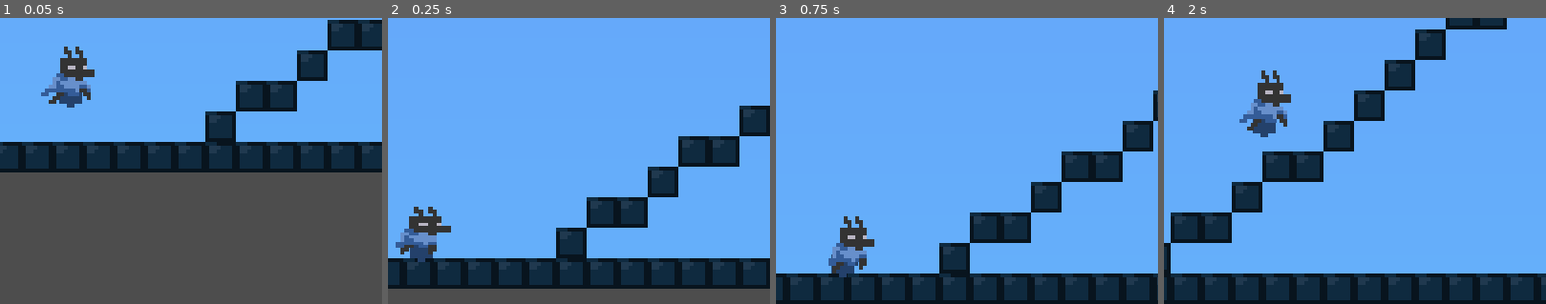
Above: before the commit, frames 1-4 (left to right).
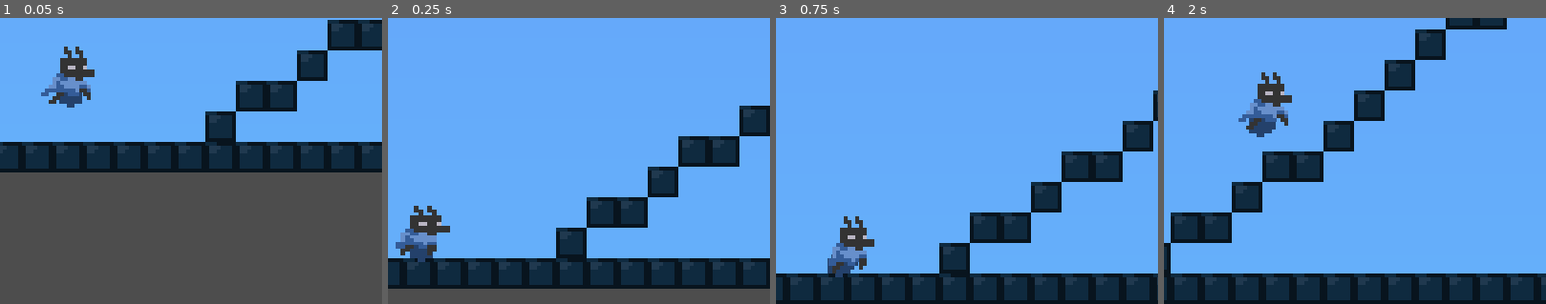
Above: after the commit, the same moments.

Repository: leafcabral/leafs-arcade
Game: Godot game, scene res://main/game_root.tscn
Same seed, same stepped clock (60 frames per second), same inputs: the game is played once before the commit and once after it.
Inputs:
- Up to frame 1 (0.05 s): no input
- Up to frame 2 (0.25 s): no input
- Up to frame 3 (0.75 s): hold Right (move_right) from 0.53 s (still down); tap S (crouch) at 0.6 s
- Up to frame 4 (2 s): keep holding Right (move_right); tap Space (jump) at 0.77, 0.8, 1.07, 1.35, 1.52, 1.82 s; tap S (crouch) at 1.55 s
The pictures show only the part of the screen within x 39-89%, y 50-100%; the shares and areas given below are measured in that part.

Frame 1 is identical in both runs. In frame 2, 0.1% of the frame differs, in the area x 2-17%, y 65-83%; in frame 3, less than 0.1%; in frame 4, 0.3%, in the area x 19-34%, y 18-42%.

Commit message:
refactor(tower_of_lmao): remove PlatformerMovement2D ability to move the player by itself
Add flag to disable input without disabling physics.

Diff:
--- a/5-tower-of-lmao/common/components/platformer_movement_2d.gd
+++ b/5-tower-of-lmao/common/components/platformer_movement_2d.gd
@@ -10,6 +10,9 @@
 signal crouch_jump_charged
 
 @export var disabled := false
+
+@export_group("Input", "input_")
+@export var input_disabled := false
 @export var input_move_left := &"move_left"
 @export var input_move_right := &"move_right"
 @export var input_jump := &"jump"
@@ -94,25 +97,20 @@
 	return warnings
 
 
-func _physics_process(delta: float) -> void:
-	if Engine.is_editor_hint() or disabled:
-		return
-
-	process_physics(delta)
-
-	parent.move_and_slide()
+func process_physics(delta: float) -> Vector2:
+	if disabled:
+		return Vector2.ZERO
+
 	velocity = parent.velocity
 
-
-func process_physics(delta: float) -> void:
 	_update_key_presses(delta)
 
 	process_movement(delta)
 	process_jump_and_fall(delta)
 
-	parent.velocity = velocity
-
 	_update_timers(delta)
+
+	return velocity
 
 
 func process_movement(delta: float) -> void:
@@ -200,6 +198,12 @@
 
 
 func _update_key_presses(delta: float) -> void:
+	if input_disabled:
+		x_direction = 0
+		_jump_pressed = false
+		_crouch_pressed = false
+		return
+
 	var left_pressed := Input.is_action_pressed(input_move_left)
 	var right_pressed := Input.is_action_pressed(input_move_right)
 	_time_left_pressed = _time_left_pressed + delta if left_pressed else 0.0
--- a/5-tower-of-lmao/entities/player/player.gd
+++ b/5-tower-of-lmao/entities/player/player.gd
@@ -15,9 +15,14 @@
 @onready var crouch_collision_box: CollisionShape2D = $CrouchCollisionBox
 
 
-func _physics_process(delta: float) -> void:
+func _process(delta: float) -> void:
 	restore_strech(delta * strech_scale / strech_restore_seconds)
 	update_sprite_animation()
+
+
+func _physics_process(delta: float) -> void:
+	velocity = movement_controller.process_physics(delta)
+	move_and_slide()
 
 	_check_hazard_collisions()
 
